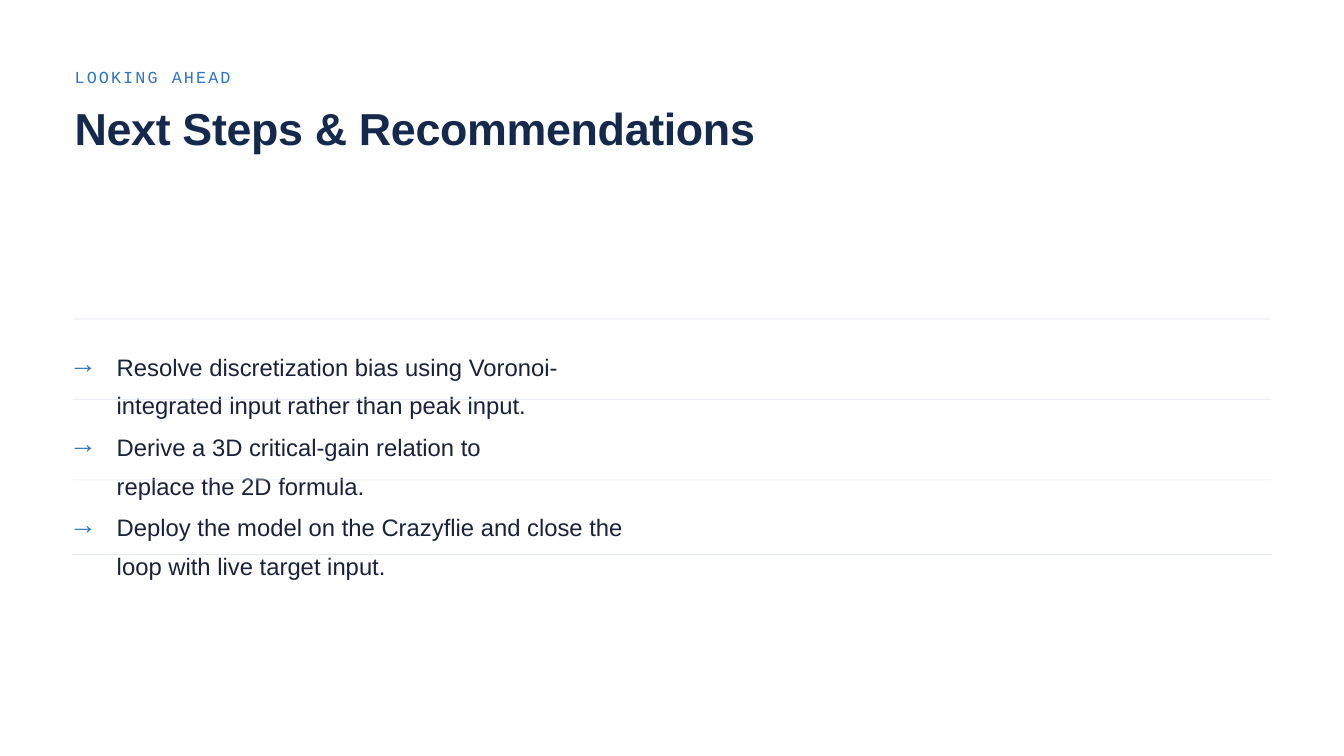
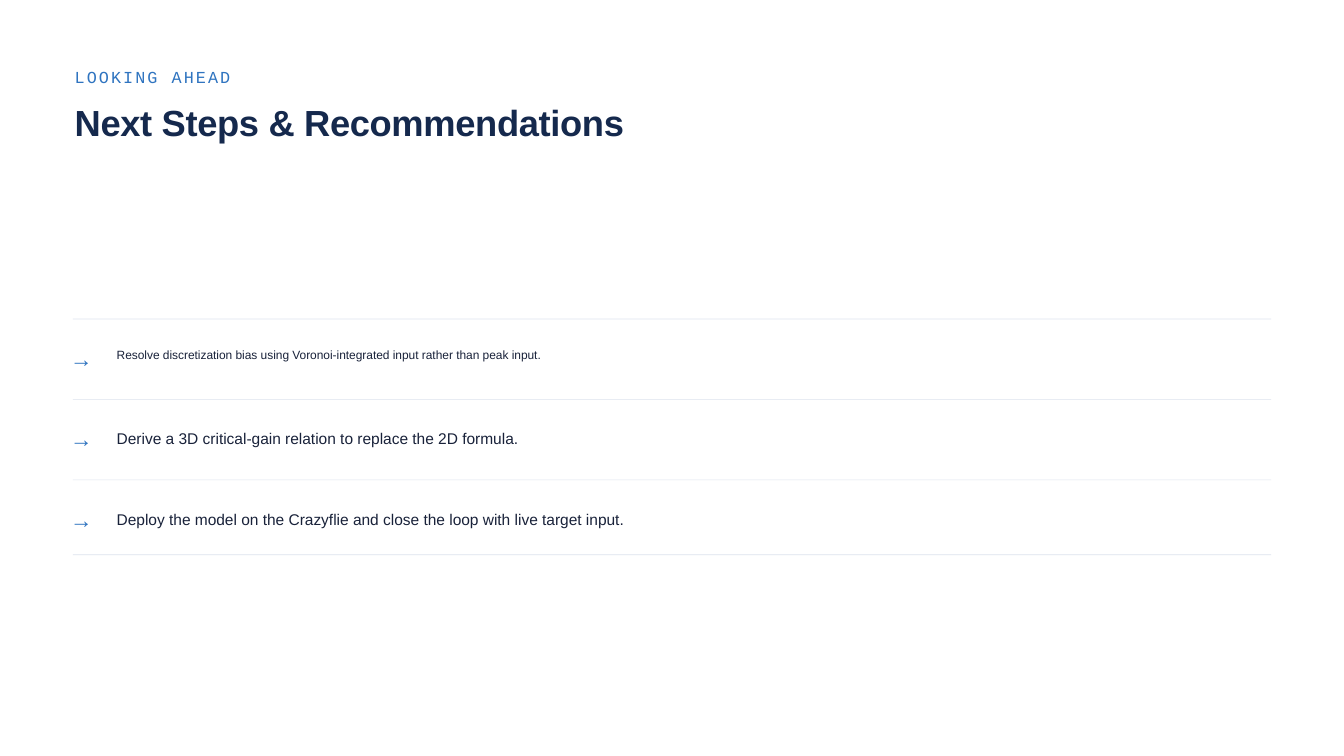
Before and after one commit to noah-ginzburg/RANController, a slide deck: slide 15 of RAN/RAN_Progress/Research_internship_presentation.pptx. Drawn at 1344x756 pixels with LibreOffice and Linux fonts; fonts in the diff are those of the drawing. Boxes give left, top, right and bottom in pixels: in the first picture for what was removed or moved away, otherwise in the second. Text is boxed around its words. In the diff, an @@ line names an element or a change of style, - is before the commit and + after.

```diff
--- a/RAN/RAN_Progress/Research_internship_presentation.pptx
+++ b/RAN/RAN_Progress/Research_internship_presentation.pptx
@@ text "Next Steps & Recommendations" at (75, 109, 624, 143): size 48 to 38.9 pt @@
@@ size 30 to 24 pt in 3 elements at (73, 421, 95, 454), (73, 501, 95, 535), (73, 340, 95, 374) @@
@@ text "Resolve discretization bias using Voronoi-integrated ..." at (117, 350, 541, 361): size 25.5 to 12.8 pt @@
@@ text "Derive a 3D critical-gain relation ..." at (117, 432, 518, 448): size 25.5 to 16.6 pt @@
@@ text "Deploy the model on the ..." at (117, 513, 624, 528): size 25.5 to 16.6 pt @@
```
Also in this commit, not shown: 11 other slides changed, 3 slides added, 4 slides removed, 5 other files.
